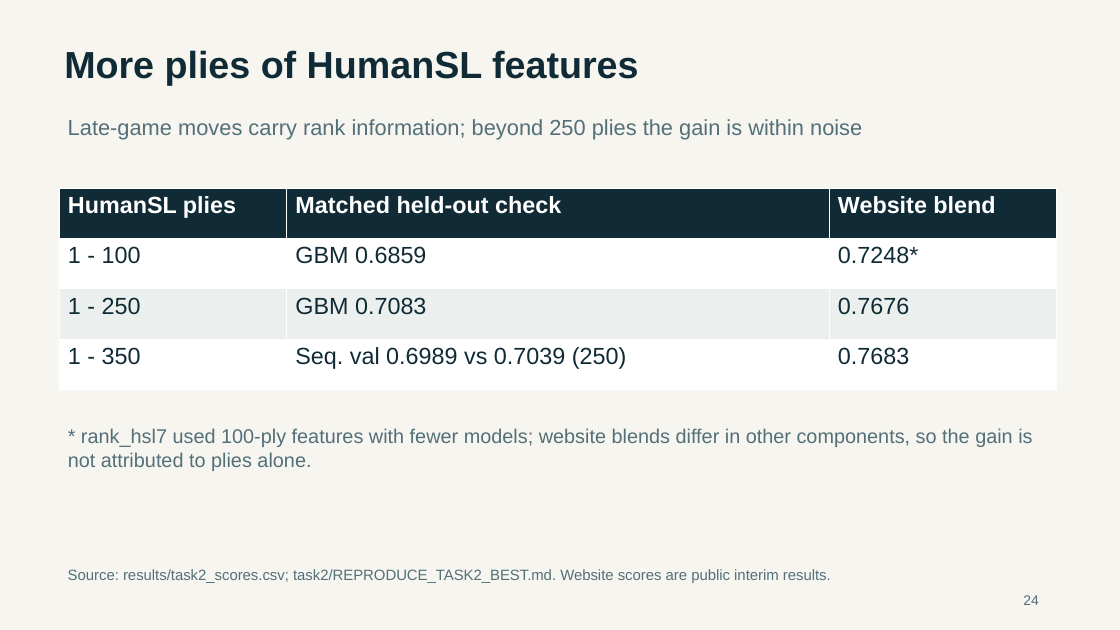
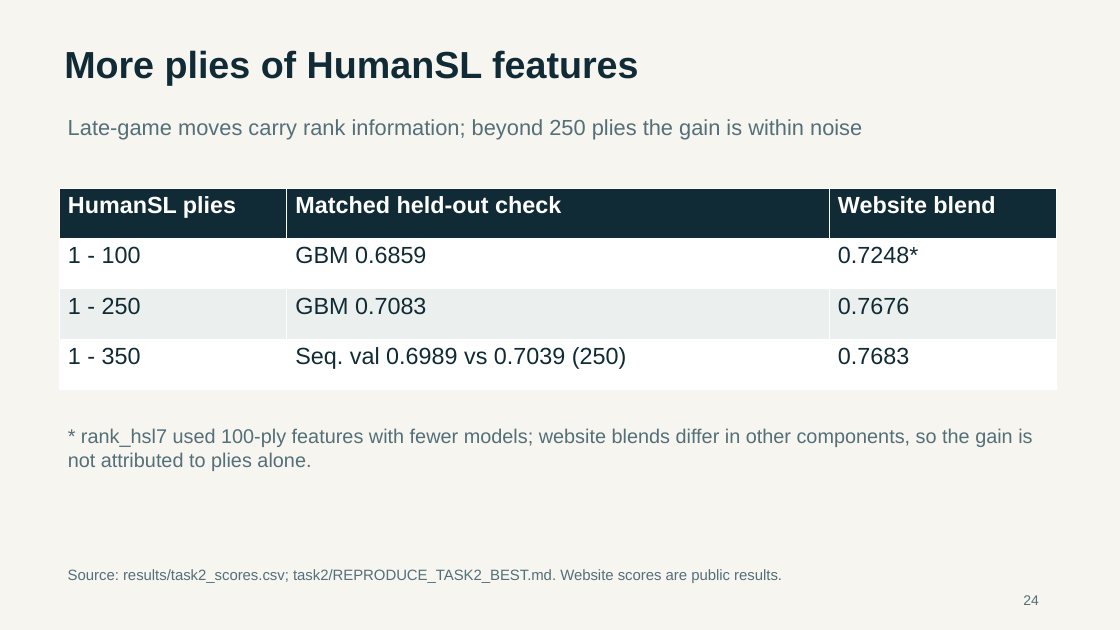
Before and after one commit to goog-msft-fb-nflx-nvda-aapl/stat5011-go-player-identification, a slide deck: slide 24 of slides/STAT5011_Final_Presentation.pptx. Drawn at 1120x630 pixels with LibreOffice and Linux fonts; fonts in the diff are those of the drawing. Boxes give left, top, right and bottom in pixels: in the first picture for what was removed or moved away, otherwise in the second. Text is boxed around its words. In the diff, an @@ line names an element or a change of style, - is before the commit and + after.

Commit message:
Update Task 2 to final result f2 (0.7692): report, slides, figures, scores, reproduction files

```diff
--- a/slides/STAT5011_Final_Presentation.pptx
+++ b/slides/STAT5011_Final_Presentation.pptx
@@ text at box(68, 569, 782, 583): text changed @@
-Source: results/task2_scores.csv; task2/REPRODUCE_TASK2_BEST.md. Website scores are public interim results.
+Source: results/task2_scores.csv; task2/REPRODUCE_TASK2_BEST.md. Website scores are public results.
```
Also in this commit, not shown: 6 other slides changed, 39 other files.
